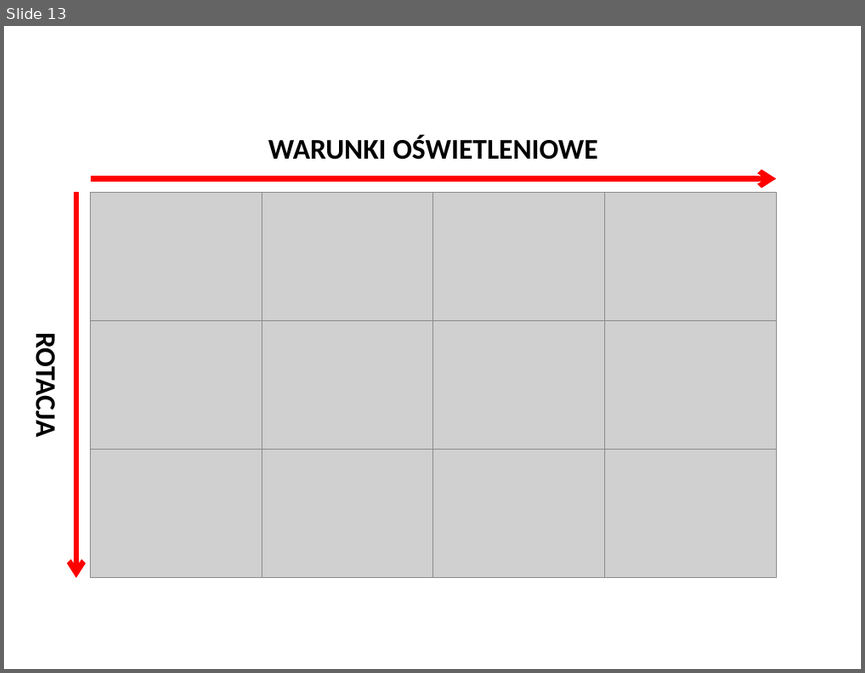
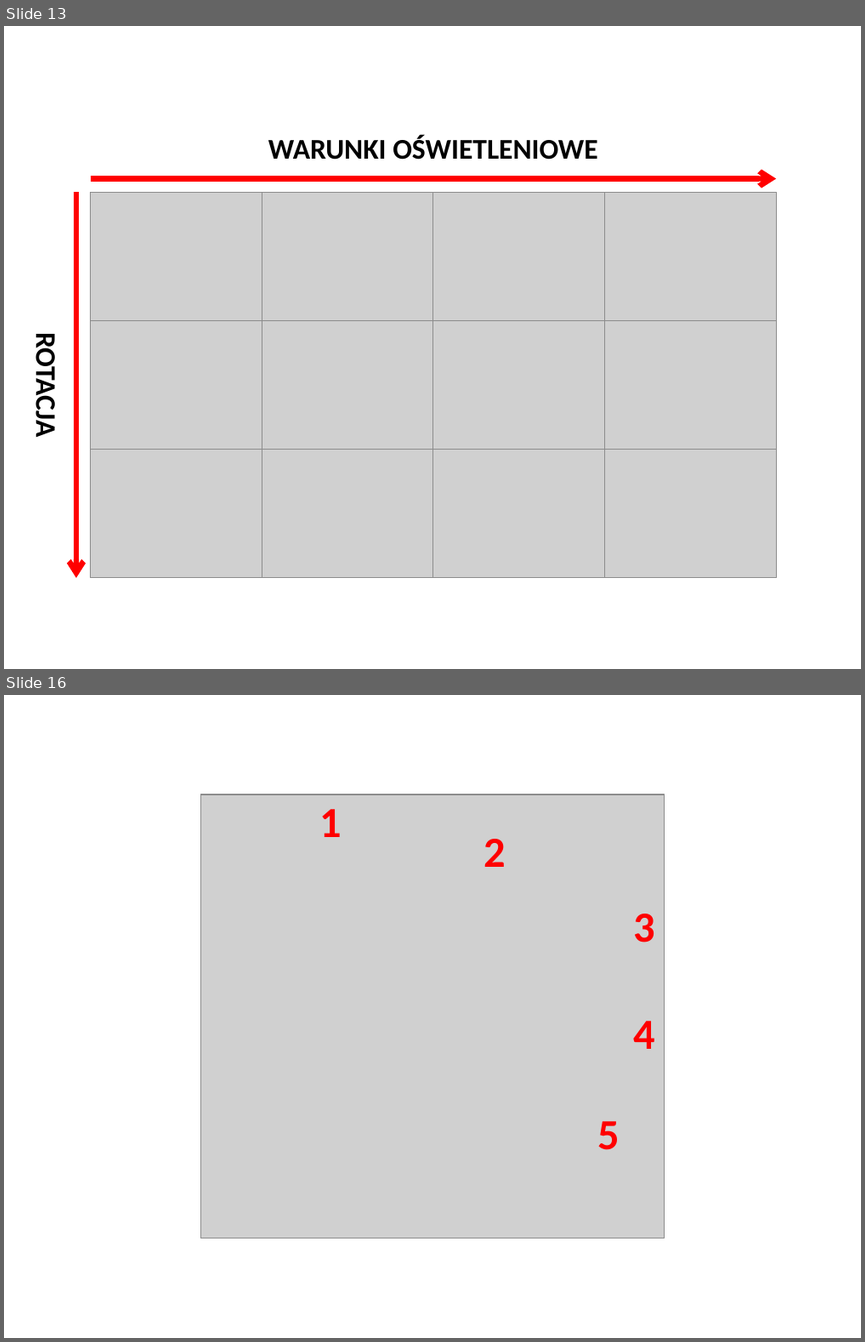
Before and after one commit to dobrzynskikam/Praca-Magisterska, a slide deck: Praca/PrezentacjaZawierajacaObrazyPracy.pptx. Shown one above the other, each under a label of ours: slide 13 before the commit, slides 13 and 16 after it; the slides between them are not shown. The pictures are 865x673 and 865x1342 pixels, drawn with LibreOffice and Linux fonts; fonts in the diff are those of the drawing; grey boxes stand for pictures. Boxes give left, top, right and bottom in pixels: in the first picture for what was removed or moved away, otherwise in the second. Text is boxed around its words. In the diff, an @@ line names an element or a change of style, - is before the commit and + after.

```diff
--- a/Praca/PrezentacjaZawierajacaObrazyPracy.pptx
+++ b/Praca/PrezentacjaZawierajacaObrazyPracy.pptx
@@ slide 16 added at (4,695,861,1338), background #FFFFFF @@
@@ group added at (201,794,664,1238): 5 texts, 1 picture @@
+1
+2
+3
+4
+5
```
Also in this commit, not shown: 2 other slides added, 7 other files.
